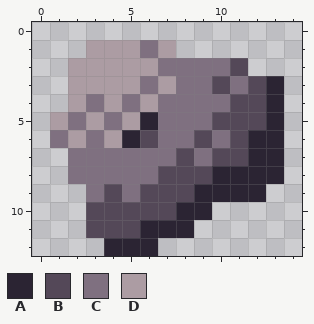
Pixel-art file: Assets/Textures/Backgrounds/StaticObjects/asteroid_medium.aseprite. Above: the version before the commit.
15x13 pixels, 1 frame.
Palette (. is transparent): A #2b2433  B #544858  C #7f7080  D #ac9ca3
Now the later version:
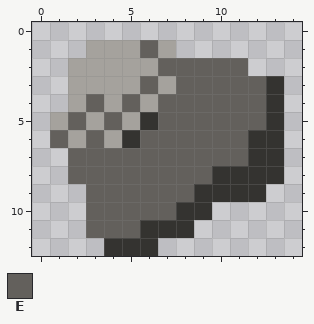
Colours new in this view: E #63605c
The exact change:
{"colour":"A","old":"#2b2433","new":"#343330"}
{"colour":"D","old":"#ac9ca3","new":"#a5a29d"}
{"y":1,"x":6,"old":"C","new":"E"}
{"y":2,"x":7,"old":"CCCCB","new":"EEEEE"}
{"y":3,"x":6,"old":"C","new":"E"}
{"y":3,"x":8,"old":"CCBCB","new":"EEEEE"}
{"y":4,"x":3,"old":"C","new":"E"}
{"y":4,"x":5,"old":"C","new":"E"}
{"y":4,"x":7,"old":"CCCCBB","new":"EEEEEE"}
{"y":5,"x":2,"old":"C","new":"E"}
{"y":5,"x":4,"old":"C","new":"E"}
{"y":5,"x":7,"old":"CCCBBB","new":"EEEEEE"}
{"y":6,"x":1,"old":"C","new":"E"}
{"y":6,"x":3,"old":"C","new":"E"}
{"y":6,"x":6,"old":"BCCBCB","new":"EEEEEE"}
{"y":7,"x":2,"old":"CCCCCCBCBB","new":"EEEEEEEEEE"}
{"y":8,"x":2,"old":"CCCCCBBB","new":"EEEEEEEE"}
{"y":9,"x":3,"old":"CBCBBB","new":"EEEEEE"}
{"y":10,"x":3,"old":"BBBBB","new":"EEEEE"}
{"y":11,"x":3,"old":"BBB","new":"EEE"}
